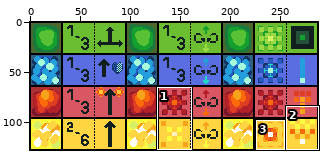
A sprite sheet gets an edit: public/assets/cards.png. Above: a wide view before the commit, with the close-up outlined.
Close-up. Earlier state:
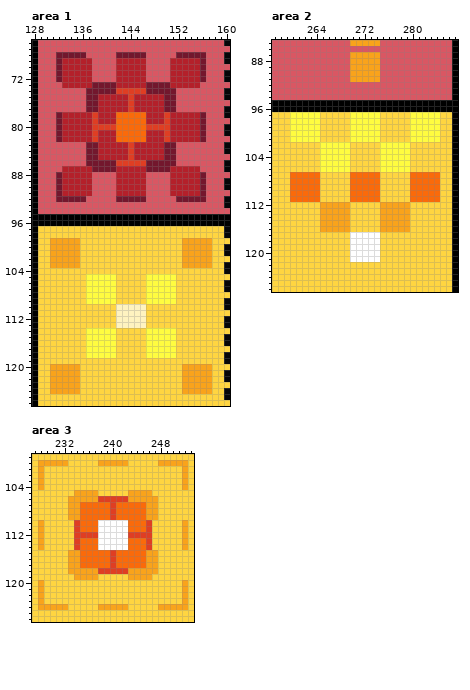
The file is 288x128 pixels. Shown: area 1: x 128..160, y 66..126; area 2: x 257..287, y 85..126; area 3: x 227..253, y 99..126. The commit also changed other parts of the picture, which this record leaves out.
After:
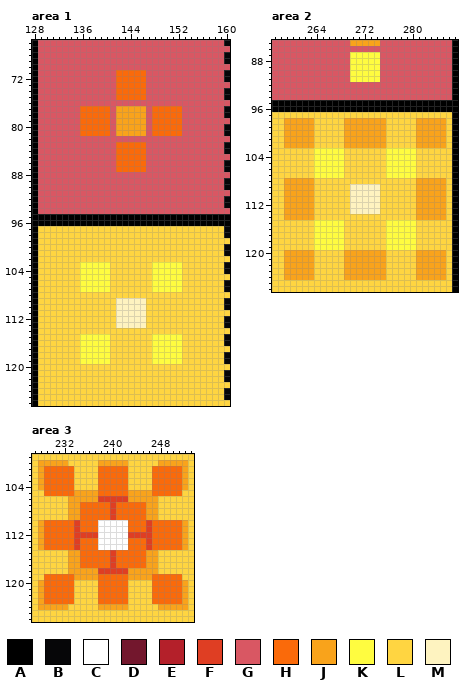
Palette (. is transparent): A #000000  B #060608  C #ffffff  D #73172d  E #b4202a  F #df3e23  G #d95763  H #fa6a0a  J #f9a31b  K #fffc40  L #ffd541  M #fef3c0
Difference:
Changed rows in their new state; - is an unchanged pixel.
Area 1:
first column x 132:
 68 GGGGG-----GGGGG-----GGGGG
 69 GGGGGG----GGGGG----GGGGGG
 70 GGGGGG----GGGGG----GGGGGG
 71 GGGGGG----HHHHH----GGGGGG
 72 GGGGGG----HHHHH----GGGGGG
 73 -GGGGGGGGGHHHHHGGGGGGGGG-
 74 -----GGGGGHHHHHGGGGG-----
 75 -----GGGGGHHHHHGGGGG-----
 76 -----GGGGGGGGGGGGGGG-----
 77 ----HHHHHGJJJJJGHHHHH----
 78 GGGGHHHHHGJJJJJGHHHHHGGGG
 79 GGGGHHHHHGJJJJJGHHHHHGGGG
 80 GGGGHHHHHGJJJJJGHHHHHGGGG
 81 GGGGHHHHHGJJJJJGHHHHHGGGG
 82 GGGGGGGGGGGGGGGGGGGGGGGGG
 83 -----GGGGGHHHHHGGGGG-----
 84 -----GGGGGHHHHHGGGGG-----
 85 -----GGGGGHHHHHGGGGG-----
 86 -----GGGGGHHHHHGGGGG-----
 87 -GGGGGGGGGHHHHHGGGGGGGGG-
 88 GGGGGG----GGGGG----GGGGGG
 89 GGGGGG----GGGGG----GGGGGG
 90 GGGGGG----GGGGG----GGGGGG
 91 GGGGGG----GGGGG----GGGGGG
 92 GGGGG-----GGGGG-----GGGGG
first column x 131:
 99 LLLLL-----------------LLLLL
100 LLLLL-----------------LLLLL
101 LLLLL-----------------LLLLL
102 LLLLL-----------------LLLLL
103 LLLLLKKKKK-------KKKKKLLLLL
104 -----KKKKK-------KKKKK-----
105 -----K----L-----L----K-----
106 -----K----L-----L----K-----
107 -----K----L-----L----K-----
108 ------LLLLL-----LLLLL------
109 ------LLLLLMMMMMLLLLL------
first column x 131:
114 ------LLLLL-----LLLLL------
115 -----K----L-----L----K-----
116 -----K----L-----L----K-----
117 -----K----L-----L----K-----
118 -----K----L-----L----K-----
119 -----KKKKK-------KKKKK-----
120 LLLLL-----------------LLLLL
121 LLLLL-----------------LLLLL
122 LLLLL-----------------LLLLL
123 LLLLL-----------------LLLLL
124 LLLLL-----------------LLLLL
Area 2:
first column x 270:
 87 KKKKK
 88 KKKKK
 89 KKKKK
 90 KKKKK
 91 KKKKK
first column x 259:
 97 -LLLLL-----LLLLL-----LLLLL-
 98 JJJJJL----JJJJJJJ----LJJJJJ
 99 JJJJJL----JJJJJJJ----LJJJJJ
100 JJJJJL----JJJJJJJ----LJJJJJ
101 JJJJJL----JJJJJJJ----LJJJJJ
102 JJJJJ-LLLLJJJJJJJLLLL-JJJJJ
103 -----K----L-----L----K-----
104 -----K----L-----L----K-----
105 -----K----L-----L----K-----
106 -----K----L-----L----K-----
107 -LLLLKKKKK-LLLLL-KKKKKLLLL-
108 JJJJJL-----LLLLL-----LJJJJJ
109 JJJJJL-----MMMMM-----LJJJJJ
110 JJJJJL-----MMMMM-----LJJJJJ
111 JJJJJL-----MMMMM-----LJJJJJ
112 JJJJJ-LLLLLMMMMMLLLLL-JJJJJ
113 JJJJJ-LLLLLMMMMMLLLLL-JJJJJ
114 JJJJJ-LLLLL-----LLLLL-JJJJJ
115 -----KKKKKL-----LKKKKK-----
116 -----KKKKKL-----LKKKKK-----
117 -----KKKKK-LLLLL-KKKKK-----
118 -----KKKKK-LLLLL-KKKKK-----
119 -----KKKKK-LLLLL-KKKKK-----
120 JJJJJ-----JJJJJJJ-----JJJJJ
121 JJJJJ-----JJJJJJJ-----JJJJJ
122 JJJJJ-----JJJJJJJ-----JJJJJ
123 JJJJJ-----JJJJJJJ-----JJJJJ
124 JJJJJ-----JJJJJJJ-----JJJJJ
Area 3:
first column x 229:
101 HHHHH----HHHHH----HHHHH
102 HHHHH----HHHHH----HHHHH
103 HHHHH----HHHHH----HHHHH
104 HHHHH----HHHHH----HHHHH
105 HHHHH----HHHHH----HHHHH
first column x 229:
110 HHHHH-------------HHHHH
111 HHHHH-------------HHHHH
112 HHHHH-------------HHHHH
113 HHHHH-------------HHHHH
114 HHHHH-------------HHHHH
first column x 229:
119 HHHHH----HHHHH----HHHHH
120 HHHHH----HHHHH----HHHHH
121 HHHHH----HHHHH----HHHHH
122 HHHHH----HHHHH----HHHHH
123 HHHHH----HHHHH----HHHHH
Boxes around the changes in both close-ups, in picture pixels (x1, y1, x2, y2):
changed: (56, 52, 206, 202)
changed: (50, 238, 212, 304)
changed: (50, 328, 116, 394)
changed: (146, 328, 212, 394)
changed: (350, 52, 380, 82)
changed: (284, 112, 446, 280)
changed: (44, 466, 182, 604)
